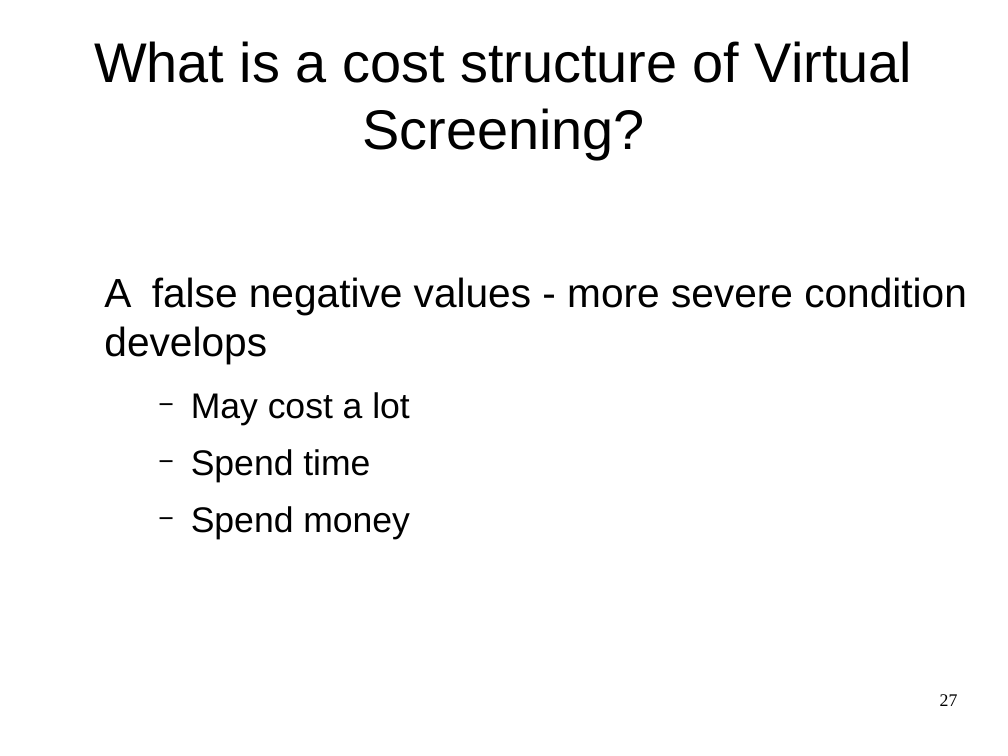
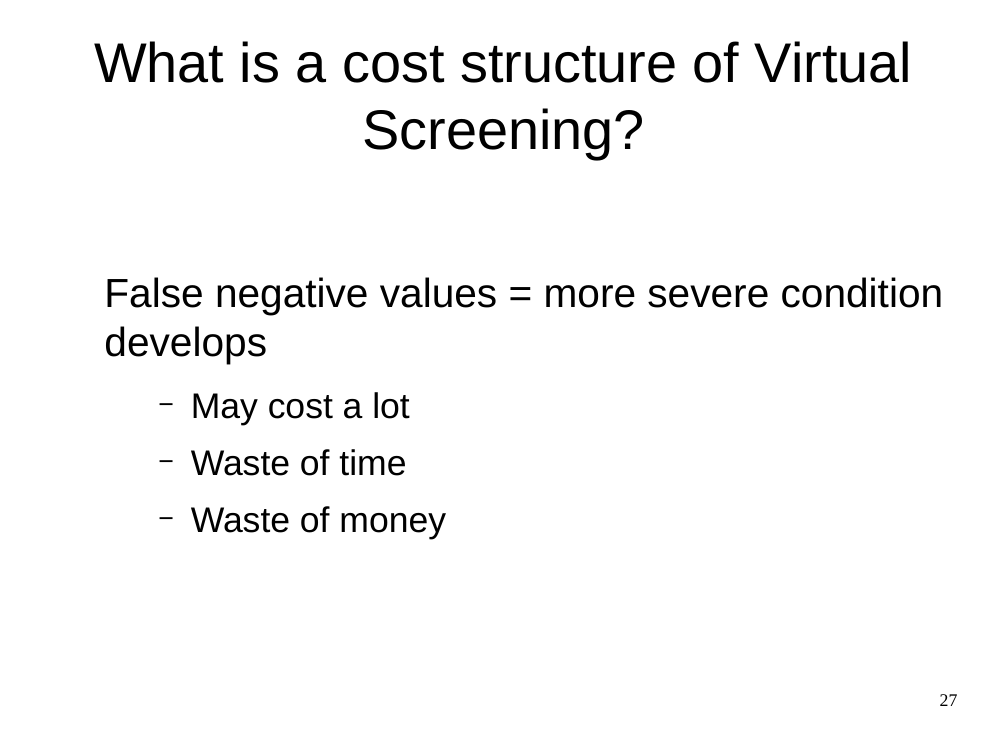
Before and after one commit to AlexWoroschilow/pca, a slide deck: slide 27 of seminar/presentation.odp. Drawn at 1008x756 pixels with LibreOffice and Linux fonts; fonts in the diff are those of the drawing. Boxes give left, top, right and bottom in pixels: in the first picture for what was removed or moved away, otherwise in the second. Text is boxed around its words. In the diff, an @@ line names an element or a change of style, - is before the commit and + after.

```diff
--- a/seminar/presentation.odp
+++ b/seminar/presentation.odp
@@ text at (104,277,944,364): text changed @@
-A false negative values - more severe condition develops
+False negative values = more severe condition develops
@@ text at (191,449,446,539): text changed @@
-  − Spend time
-  − Spend money
+  − Waste of time
+  − Waste of money
```
Also in this commit, not shown: 21 other slides changed.
